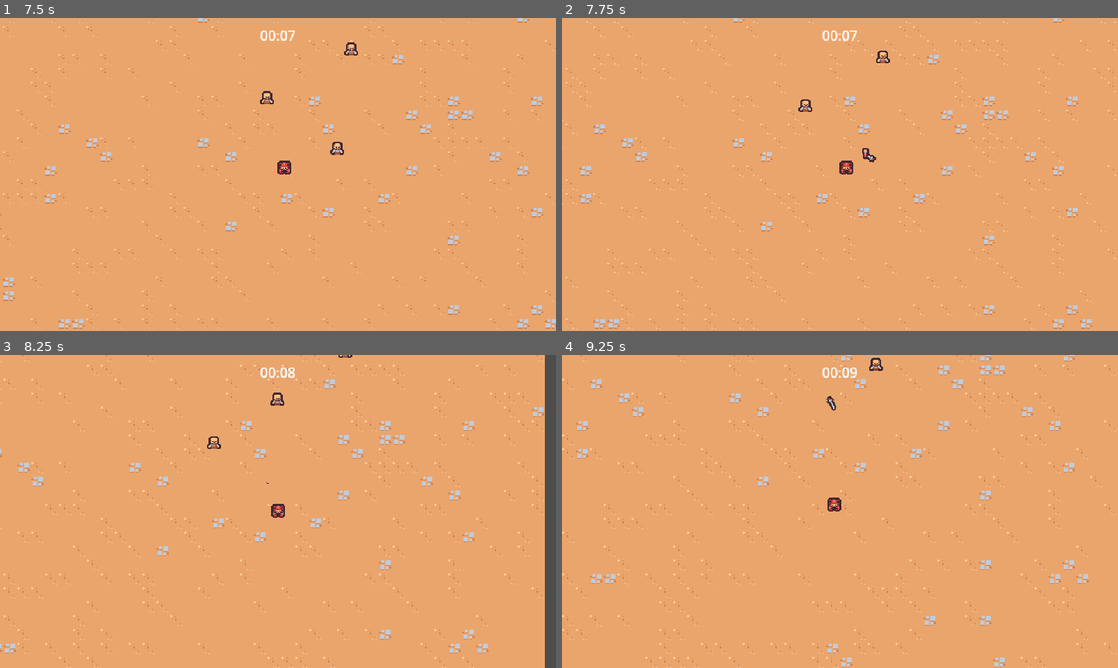
Above: before the commit, frames 1-4 (two rows, left to right).
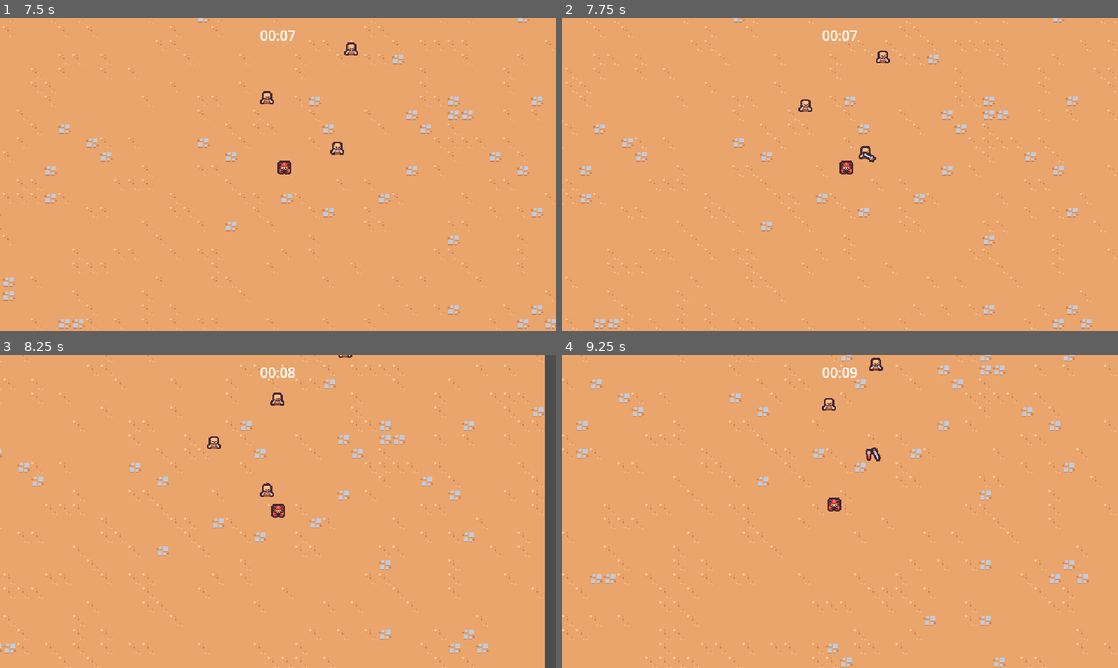
Above: after the commit, the same moments.

Repository: Dommss/2DSurvivorsCourse
Game: Godot game, scene res://scenes/main/main.tscn
Same seed, same stepped clock (60 frames per second), same inputs: the game is played once before the commit and once after it.
Inputs:
- Up to frame 1 (7.5 s): hold D (move_right) 0.53-1.28 s; hold S (move_down) 1.28-2.03 s; hold D (move_right) 2.03-2.78 s; hold W (move_up) 2.78-3.53 s; hold A (move_left) 3.53-5.03 s; hold S (move_down) 5.03-5.78 s; hold D (move_right) 5.78-6.53 s; hold W (move_up) 6.53-7.28 s; hold D (move_right) from 7.28 s (still down)
- Up to frame 2 (7.75 s): keep holding D (move_right)
- Up to frame 3 (8.25 s): release D (move_right) at 8.03 s; hold S (move_down) from 8.03 s (still down)
- Up to frame 4 (9.25 s): release S (move_down) at 8.78 s; hold A (move_left) from 8.78 s (still down)

Frame 1 is identical in both runs. In frame 2, less than 0.1% of the frame differs, in the area x 53-56%, y 40-46%; in frame 3, less than 0.1%; in frame 4, 0.2%, in the area x 46-58%, y 13-34%.

Commit message:
added the ability to do damage and set damage for specific abilities

Diff:
--- /dev/null
+++ b/scenes/ability/sword_ability/sword_ability.gd
@@ -0,0 +1,4 @@
+extends Node2D
+class_name SwordAbility
+
+@onready var hitbox_component: HitboxComponent = $HitboxComponent
--- a/scenes/ability/sword_ability/sword_ability.tscn
+++ b/scenes/ability/sword_ability/sword_ability.tscn
@@ -1,6 +1,8 @@
-[gd_scene load_steps=6 format=3 uid="uid://t3ujesuaomqc"]
+[gd_scene load_steps=8 format=3 uid="uid://t3ujesuaomqc"]
 
 [ext_resource type="Texture2D" uid="uid://ck438moe6p7ud" path="res://scenes/ability/sword_ability/sword.png" id="1_gkjpn"]
+[ext_resource type="Script" path="res://scenes/ability/sword_ability/sword_ability.gd" id="1_nxwno"]
+[ext_resource type="PackedScene" uid="uid://bp2c6bpsal5kt" path="res://scenes/components/hitbox_component.tscn" id="2_2b73g"]
 
 [sub_resource type="Animation" id="Animation_i1bn3"]
 length = 0.001
@@ -31,7 +33,7 @@
 tracks/2/type = "value"
 tracks/2/imported = false
 tracks/2/enabled = true
-tracks/2/path = NodePath("Area2D/CollisionShape2D:disabled")
+tracks/2/path = NodePath("HitboxComponent/CollisionShape2D:disabled")
 tracks/2/interp = 1
 tracks/2/loop_wrap = true
 tracks/2/keys = {
@@ -86,7 +88,7 @@
 tracks/3/type = "value"
 tracks/3/imported = false
 tracks/3/enabled = true
-tracks/3/path = NodePath("Area2D/CollisionShape2D:disabled")
+tracks/3/path = NodePath("HitboxComponent/CollisionShape2D:disabled")
 tracks/3/interp = 1
 tracks/3/loop_wrap = true
 tracks/3/keys = {
@@ -102,10 +104,11 @@
 "swing": SubResource("Animation_kow6t")
 }
 
-[sub_resource type="RectangleShape2D" id="RectangleShape2D_ltsjo"]
+[sub_resource type="RectangleShape2D" id="RectangleShape2D_bfgjb"]
 size = Vector2(30, 30)
 
 [node name="SwordAbility" type="Node2D"]
+script = ExtResource("1_nxwno")
 
 [node name="AnimationPlayer" type="AnimationPlayer" parent="."]
 autoplay = "swing"
@@ -117,11 +120,9 @@
 texture = ExtResource("1_gkjpn")
 offset = Vector2(0, -4)
 
-[node name="Area2D" type="Area2D" parent="."]
-collision_layer = 4
-collision_mask = 0
+[node name="HitboxComponent" parent="." instance=ExtResource("2_2b73g")]
 
-[node name="CollisionShape2D" type="CollisionShape2D" parent="Area2D"]
+[node name="CollisionShape2D" type="CollisionShape2D" parent="HitboxComponent"]
 position = Vector2(15, 0)
-shape = SubResource("RectangleShape2D_ltsjo")
+shape = SubResource("RectangleShape2D_bfgjb")
 disabled = true
--- a/scenes/ability/sword_ability_controller/sword_ability_controller.gd
+++ b/scenes/ability/sword_ability_controller/sword_ability_controller.gd
@@ -3,6 +3,8 @@
 const MAX_RANGE = 150
 
 @export var sword_ability: PackedScene
+var damage = 5
+
 
 func _ready():
 	$Timer.timeout.connect(on_timer_timeout)
@@ -26,8 +28,10 @@
 		return a_distance < b_distance
 	)
 
-	var sword_instance = sword_ability.instantiate() as Node2D
+	var sword_instance = sword_ability.instantiate() as SwordAbility
 	player.get_parent().add_child(sword_instance)
+	sword_instance.hitbox_component.damage = damage
+
 	sword_instance.global_position = enemies[0].global_position
 	sword_instance.global_position += Vector2.RIGHT.rotated(randf_range(0, TAU)) * 4
 
--- /dev/null
+++ b/scenes/components/hitbox_component.gd
@@ -0,0 +1,4 @@
+extends Area2D
+class_name HitboxComponent
+
+var damage = 0
--- /dev/null
+++ b/scenes/components/hitbox_component.tscn
@@ -0,0 +1,8 @@
+[gd_scene load_steps=2 format=3 uid="uid://bp2c6bpsal5kt"]
+
+[ext_resource type="Script" path="res://scenes/components/hitbox_component.gd" id="1_08vdy"]
+
+[node name="HitboxComponent" type="Area2D"]
+collision_layer = 4
+collision_mask = 0
+script = ExtResource("1_08vdy")
--- /dev/null
+++ b/scenes/components/hurtbox_component.gd
@@ -0,0 +1,18 @@
+extends Area2D
+class_name HurtboxComponent
+
+@export var health_component: Node
+
+func _ready():
+	area_entered.connect(on_area_entered)
+
+
+func on_area_entered(other_area: Area2D):
+	if not other_area is HitboxComponent:
+		return
+
+	if health_component == null:
+		return
+
+	var hitbox_component = other_area as HitboxComponent
+	health_component.damage(hitbox_component.damage)
--- /dev/null
+++ b/scenes/components/hurtbox_component.tscn
@@ -0,0 +1,8 @@
+[gd_scene load_steps=2 format=3 uid="uid://d4feyy10sliw"]
+
+[ext_resource type="Script" path="res://scenes/components/hurtbox_component.gd" id="1_ih8ws"]
+
+[node name="HurtboxComponent" type="Area2D"]
+collision_layer = 0
+collision_mask = 4
+script = ExtResource("1_ih8ws")
--- a/scenes/game_object/basic_enemy/basic_enemy.gd
+++ b/scenes/game_object/basic_enemy/basic_enemy.gd
@@ -4,12 +4,7 @@
 
 @onready var health_component: HealthComponent = $HealthComponent
 
-# Called when the node enters the scene tree for the first time.
-func _ready():
-	$Area2D.area_entered.connect(on_area_entered)
 
-
-# Called every frame. 'delta' is the elapsed time since the previous frame.
 func _process(delta):
 	var direction = get_direction_to_player()
 	velocity = direction * MAX_SPEED
@@ -21,7 +16,3 @@
 	if player_node != null:
 		return (player_node.global_position - global_position).normalized()
 	return Vector2.ZERO
-
-
-func on_area_entered(other_area: Area2D):
-	health_component.damage(100)
--- a/scenes/game_object/basic_enemy/basic_enemy.tscn
+++ b/scenes/game_object/basic_enemy/basic_enemy.tscn
@@ -1,11 +1,12 @@
-[gd_scene load_steps=7 format=3 uid="uid://bxrctd0t8c87u"]
+[gd_scene load_steps=8 format=3 uid="uid://bxrctd0t8c87u"]
 
 [ext_resource type="Script" path="res://scenes/game_object/basic_enemy/basic_enemy.gd" id="1_4ohv3"]
 [ext_resource type="Texture2D" uid="uid://c0ncfcv3wbgi7" path="res://scenes/game_object/basic_enemy/basic_enemy.png" id="2_7dm06"]
 [ext_resource type="PackedScene" uid="uid://cc5ssq4mv10iw" path="res://scenes/components/health_component.tscn" id="2_kwt2o"]
 [ext_resource type="PackedScene" uid="uid://cmyastqia312m" path="res://scenes/components/crab_juice_drop_component.tscn" id="3_8cj46"]
+[ext_resource type="PackedScene" uid="uid://d4feyy10sliw" path="res://scenes/components/hurtbox_component.tscn" id="4_7rc63"]
 
-[sub_resource type="CircleShape2D" id="CircleShape2D_6oxqh"]
+[sub_resource type="CircleShape2D" id="CircleShape2D_xjnkv"]
 
 [sub_resource type="CircleShape2D" id="CircleShape2D_gwqmh"]
 radius = 7.0
@@ -21,13 +22,12 @@
 [node name="CrabJuiceDropComponent" parent="." node_paths=PackedStringArray("health_component") instance=ExtResource("3_8cj46")]
 health_component = NodePath("../HealthComponent")
 
-[node name="Area2D" type="Area2D" parent="."]
-collision_layer = 0
-collision_mask = 4
+[node name="HurtboxComponent" parent="." node_paths=PackedStringArray("health_component") instance=ExtResource("4_7rc63")]
+health_component = NodePath("../HealthComponent")
 
-[node name="CollisionShape2D" type="CollisionShape2D" parent="Area2D"]
+[node name="CollisionShape2D" type="CollisionShape2D" parent="HurtboxComponent"]
 position = Vector2(0, -7)
-shape = SubResource("CircleShape2D_6oxqh")
+shape = SubResource("CircleShape2D_xjnkv")
 
 [node name="Sprite2D" type="Sprite2D" parent="."]
 texture = ExtResource("2_7dm06")
